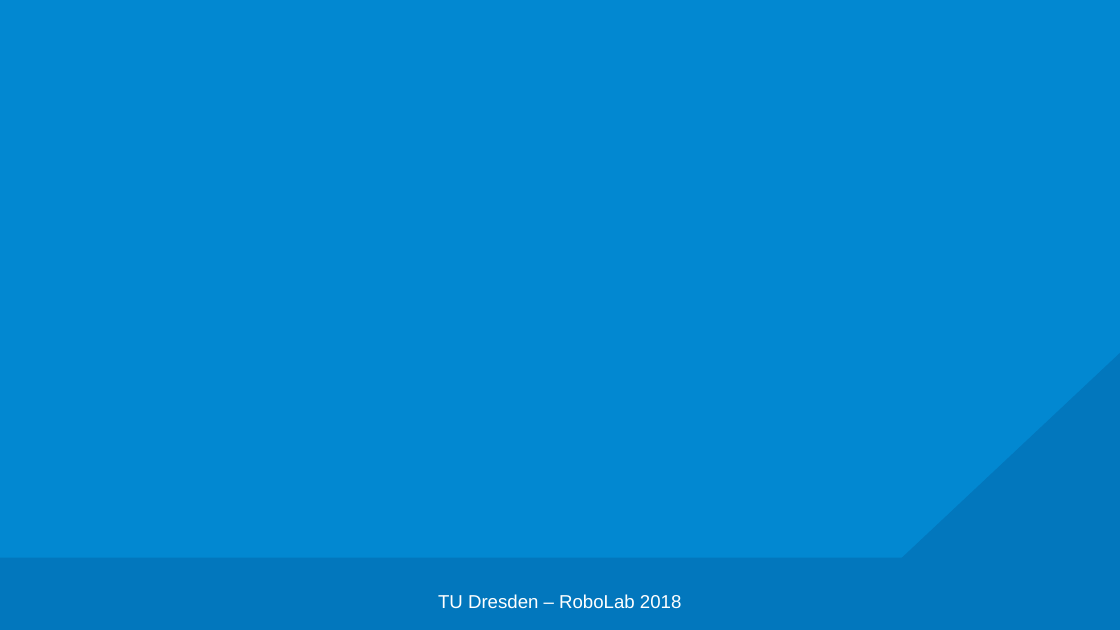
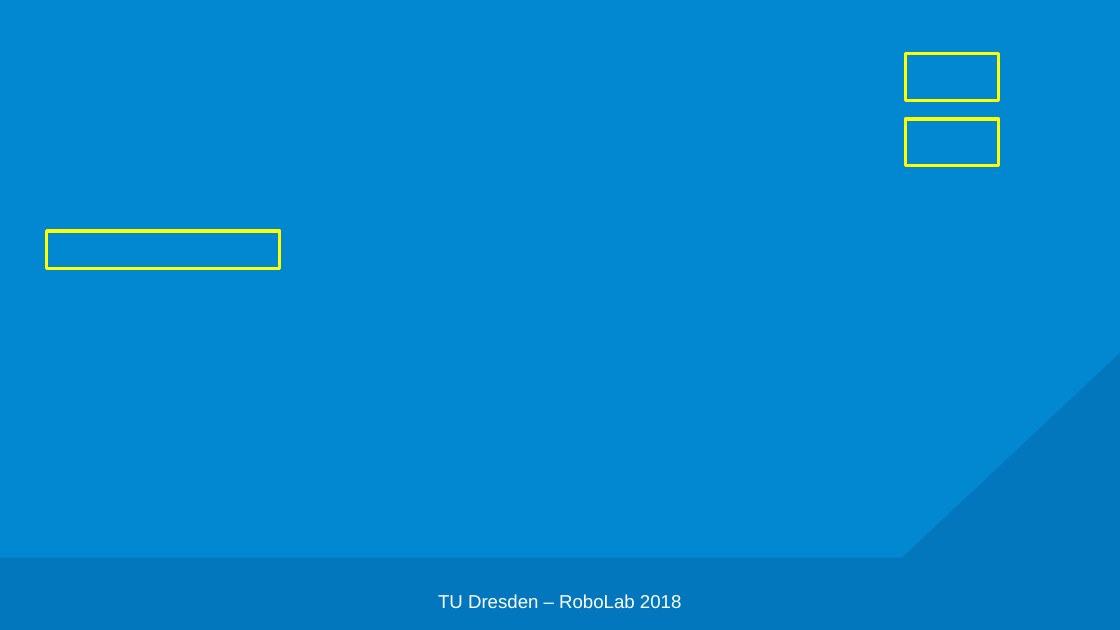
Before and after one commit to edisontrent1337/gitslides, a slide deck: slide 30 of Git-robolab-lab.pptx. Drawn at 1120x630 pixels with LibreOffice and Linux fonts; fonts in the diff are those of the drawing; background and template pictures are left out. Boxes give left, top, right and bottom in pixels: in the first picture for what was removed or moved away, otherwise in the second. Text is boxed around its words. In the diff, an @@ line names an element or a change of style, - is before the commit and + after.

```diff
--- a/Git-robolab-lab.pptx
+++ b/Git-robolab-lab.pptx
@@ rectangle added at [905,54,998,101], outline #FFFF00 2 pt @@
@@ rectangle added at [905,119,998,166], outline #FFFF00 2 pt @@
@@ rectangle added at [47,231,280,268], outline #FFFF00 2 pt @@
```
Also in this commit, not shown: 16 other slides changed, 1 other file.
